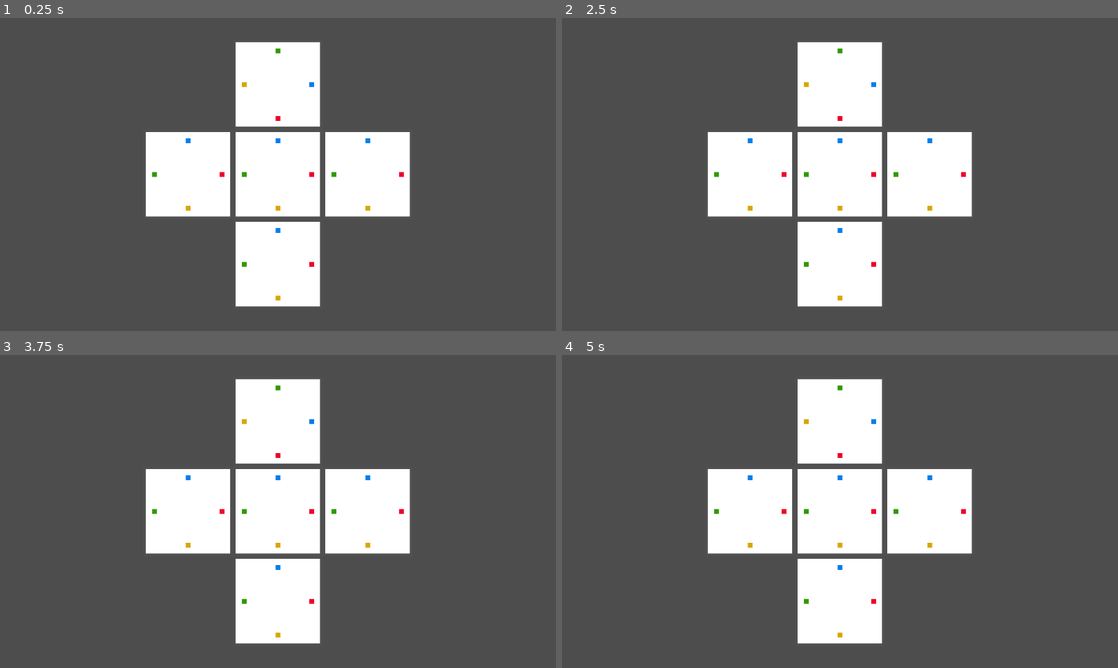
Above: before the commit, frames 1-4 (two rows, left to right).
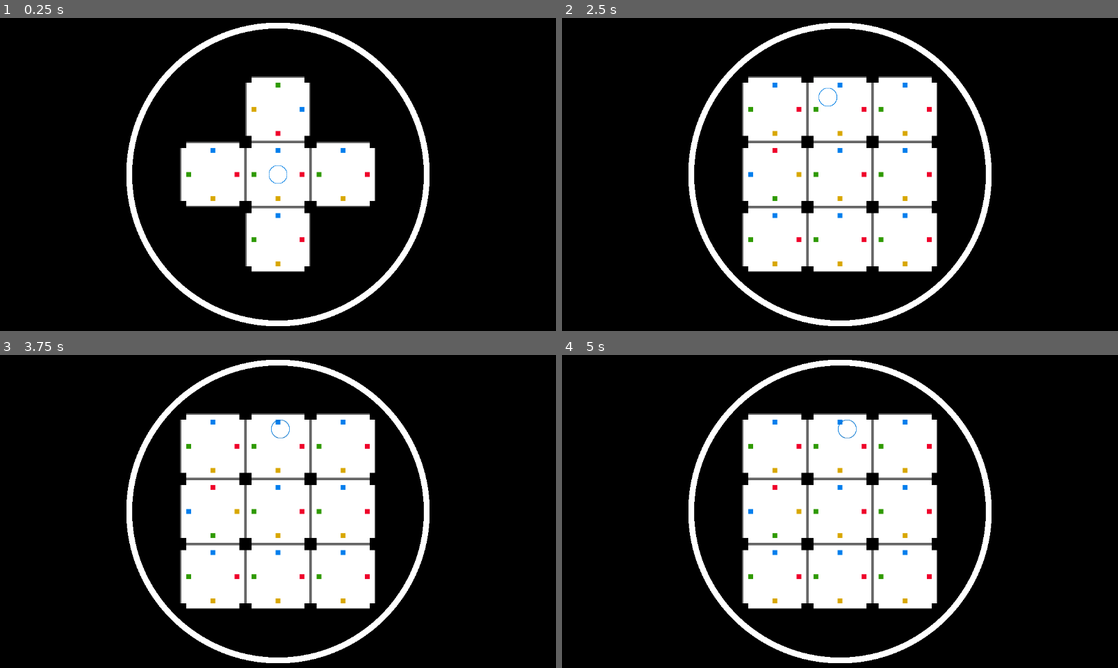
Above: after the commit, the same moments.

Repository: entityJY/hyperedi
Game: Godot game, scene res://hyperplane_dungeon/dungeon.tscn
Same seed, same stepped clock (60 frames per second), same inputs: the game is played once before the commit and once after it. The project has no main scene, so this scene is started directly.
Inputs:
- Up to frame 1 (0.25 s): no input
- Up to frame 2 (2.5 s): tap Enter at 0.5 s; hold D (right, bound only after the commit) 0.53-1.28 s; hold S (down, bound only after the commit) 1.28-2.03 s; hold D (right, bound only after the commit) from 2.03 s (still down)
- Up to frame 3 (3.75 s): release D (right, bound only after the commit) at 2.78 s; hold W (up, bound only after the commit) 2.78-3.53 s; tap Space at 3.5 s; hold A (left, bound only after the commit) from 3.53 s (still down)
- Up to frame 4 (5 s): keep holding A (left, bound only after the commit); tap Enter at 4.25 s

The runs differ from the first frame. In frame 1, 90% of the frame differs, in the area x 0-100%, y 0-100%; in frame 2, 88%; in frame 3, 88%; in frame 4, 88%.

Commit message:
feat: add moving player, add wrapping walls

Diff:
--- a/hyperplane_dungeon/dungeon.gd
+++ b/hyperplane_dungeon/dungeon.gd
@@ -2,6 +2,7 @@
 
 
 @export var tile_resource: PackedScene
+@export var player: Player
 
 var loaded_tiles: Array[Array] = [
 	[null, null, null],
@@ -30,7 +31,7 @@
 	tile.grid_position = tile_position
 	tile.visible = true
 	tile.process_mode = Node.PROCESS_MODE_INHERIT
-	tile.position = (tile_position - Vector2i(1, 1)) * 186
+	tile.position = (tile_position - Vector2i(1, 1)) * 135
 
 func enable_neighbor_tiles(tile: Tile):
 	var tile_rotation = tile.rotation
@@ -61,8 +62,18 @@
 		tile.process_mode = Node.PROCESS_MODE_DISABLED
 		tile.hyperplane_node = node
 		node.tile = tile
+		tile.body_entered.connect(enable_neighbor_tiles)
 
 	var starting_tile: Tile = hyperplane.cell_hashmap.values().pick_random().tile
 	enable_tile(starting_tile, Vector2i(1, 1))
 
-	enable_neighbor_tiles(starting_tile)
+
+func _on_top_down_walls_body_entered(body: Node2D) -> void:
+	if body != player:
+		return
+	body.position.y = -190 * sign(body.position.y)
+
+func _on_left_right_walls_body_entered(body: Node2D) -> void:
+	if body != player:
+		return
+	body.position.x = -190 * sign(body.position.x)
--- a/hyperplane_dungeon/dungeon.tscn
+++ b/hyperplane_dungeon/dungeon.tscn
@@ -2,9 +2,69 @@
 
 [ext_resource type="Script" uid="uid://buxw3aomrn0jd" path="res://hyperplane_dungeon/dungeon.gd" id="1_2aay1"]
 [ext_resource type="PackedScene" uid="uid://spoimkjbcyv0" path="res://hyperplane_dungeon/tile.tscn" id="2_wr07t"]
+[ext_resource type="PackedScene" uid="uid://km87gubjh8f7" path="res://player/player.tscn" id="3_3j2vp"]
 
-[node name="Dungeon" type="Node2D" unique_id=2012150868]
+[sub_resource type="Gradient" id="Gradient_wr07t"]
+colors = PackedColorArray(0, 0, 0, 1, 0, 0, 0, 1)
+
+[sub_resource type="GradientTexture2D" id="GradientTexture2D_u5x38"]
+gradient = SubResource("Gradient_wr07t")
+
+[sub_resource type="Gradient" id="Gradient_3j2vp"]
+interpolation_mode = 1
+offsets = PackedFloat32Array(0, 0.9608434, 1)
+colors = PackedColorArray(0, 0, 0, 0, 1, 1, 1, 1, 1, 1, 1, 0)
+
+[sub_resource type="GradientTexture2D" id="GradientTexture2D_pr5yw"]
+gradient = SubResource("Gradient_3j2vp")
+width = 630
+height = 630
+fill = 1
+fill_from = Vector2(0.5, 0.5)
+fill_to = Vector2(0.5, 1)
+
+[sub_resource type="RectangleShape2D" id="RectangleShape2D_pr5yw"]
+size = Vector2(405, 4)
+
+[sub_resource type="RectangleShape2D" id="RectangleShape2D_3j2vp"]
+size = Vector2(4, 405)
+
+[node name="Dungeon" type="Node2D" unique_id=2012150868 node_paths=PackedStringArray("player")]
 script = ExtResource("1_2aay1")
 tile_resource = ExtResource("2_wr07t")
+player = NodePath("Player")
 
 [node name="Camera2D" type="Camera2D" parent="." unique_id=1442836835]
+
+[node name="Sprite2D" type="Sprite2D" parent="." unique_id=311376394]
+position = Vector2(0, -1.3589859e-05)
+scale = Vector2(18, 10.125)
+texture = SubResource("GradientTexture2D_u5x38")
+
+[node name="Player" parent="." unique_id=953885872 instance=ExtResource("3_3j2vp")]
+
+[node name="Compass" type="Sprite2D" parent="." unique_id=2117876366]
+texture = SubResource("GradientTexture2D_pr5yw")
+
+[node name="TopDownWalls" type="Area2D" parent="." unique_id=1194128046]
+
+[node name="Bottom" type="CollisionShape2D" parent="TopDownWalls" unique_id=2010123997]
+position = Vector2(0, 210)
+shape = SubResource("RectangleShape2D_pr5yw")
+
+[node name="Top" type="CollisionShape2D" parent="TopDownWalls" unique_id=1626195363]
+position = Vector2(0, -210)
+shape = SubResource("RectangleShape2D_pr5yw")
+
+[node name="LeftRightWalls" type="Area2D" parent="." unique_id=984309629]
+
+[node name="Left" type="CollisionShape2D" parent="LeftRightWalls" unique_id=189310376]
+position = Vector2(-210, 0)
+shape = SubResource("RectangleShape2D_3j2vp")
+
+[node name="Right" type="CollisionShape2D" parent="LeftRightWalls" unique_id=1099791040]
+position = Vector2(210, 0)
+shape = SubResource("RectangleShape2D_3j2vp")
+
+[connection signal="body_entered" from="TopDownWalls" to="." method="_on_top_down_walls_body_entered"]
+[connection signal="body_entered" from="LeftRightWalls" to="." method="_on_left_right_walls_body_entered"]
--- a/hyperplane_dungeon/tile.gd
+++ b/hyperplane_dungeon/tile.gd
@@ -1,5 +1,11 @@
 extends Node2D
 class_name Tile
 
+
+signal body_entered(tile: Tile)
+
 var grid_position: Vector2i
 var hyperplane_node: HyperPlaneNode
+
+func _on_area_2d_body_entered(_body: Node2D) -> void:
+	body_entered.emit(self)
--- a/hyperplane_dungeon/tile.tscn
+++ b/hyperplane_dungeon/tile.tscn
@@ -9,41 +9,45 @@
 [sub_resource type="CanvasTexture" id="CanvasTexture_u5x38"]
 
 [sub_resource type="RectangleShape2D" id="RectangleShape2D_pr5yw"]
-size = Vector2(120, 120)
+size = Vector2(100, 100)
+
+[sub_resource type="RectangleShape2D" id="RectangleShape2D_u5x38"]
+
+[sub_resource type="CanvasTexture" id="CanvasTexture_ncmvh"]
 
 [node name="Tile" type="Node2D" unique_id=1757197444]
 script = ExtResource("1_8jusb")
 
 [node name="Border" type="Sprite2D" parent="." unique_id=1258669480]
-modulate = Color(0.31246608, 0.31246608, 0.31246608, 1)
-scale = Vector2(186, 186)
+modulate = Color(0.40069774, 0.40069774, 0.40069768, 1)
+scale = Vector2(135, 135)
 texture = SubResource("CanvasTexture_1flmy")
 
 [node name="Background" type="Sprite2D" parent="." unique_id=981243889]
-scale = Vector2(175, 175)
+scale = Vector2(130, 130)
 texture = SubResource("CanvasTexture_pr5yw")
 
 [node name="Red" type="Sprite2D" parent="." unique_id=789123931]
 modulate = Color(0.93605393, 0, 0.16630316, 1)
-position = Vector2(70, 0)
+position = Vector2(50, 0)
 scale = Vector2(10, 10)
 texture = SubResource("CanvasTexture_u5x38")
 
 [node name="Green" type="Sprite2D" parent="." unique_id=586725754]
 modulate = Color(0.1862674, 0.6016274, 0, 1)
-position = Vector2(-70, 0)
+position = Vector2(-50, 0)
 scale = Vector2(10, 10)
 texture = SubResource("CanvasTexture_u5x38")
 
 [node name="Blue" type="Sprite2D" parent="." unique_id=468001264]
 modulate = Color(0, 0.49495596, 0.9303912, 1)
-position = Vector2(0, -70)
+position = Vector2(0, -50)
 scale = Vector2(10, 10)
 texture = SubResource("CanvasTexture_u5x38")
 
 [node name="Yellow" type="Sprite2D" parent="." unique_id=893361359]
 modulate = Color(0.84558886, 0.65337914, 0, 1)
-position = Vector2(0, 70)
+position = Vector2(0, 50)
 scale = Vector2(10, 10)
 texture = SubResource("CanvasTexture_u5x38")
 
@@ -51,3 +55,47 @@
 
 [node name="CollisionShape2D" type="CollisionShape2D" parent="Area2D" unique_id=1678680896]
 shape = SubResource("RectangleShape2D_pr5yw")
+
+[node name="PermanentWalls" type="StaticBody2D" parent="." unique_id=1754191979]
+
+[node name="BR" type="CollisionShape2D" parent="PermanentWalls" unique_id=2032678624]
+position = Vector2(65, 65)
+shape = SubResource("RectangleShape2D_u5x38")
+
+[node name="BL" type="CollisionShape2D" parent="PermanentWalls" unique_id=1444820458]
+position = Vector2(-65, 65)
+shape = SubResource("RectangleShape2D_u5x38")
+
+[node name="TL" type="CollisionShape2D" parent="PermanentWalls" unique_id=1473476479]
+position = Vector2(-65, -65)
+shape = SubResource("RectangleShape2D_u5x38")
+
+[node name="TR" type="CollisionShape2D" parent="PermanentWalls" unique_id=611600508]
+position = Vector2(65, -65)
+shape = SubResource("RectangleShape2D_u5x38")
+
+[node name="BRSprite" type="Sprite2D" parent="PermanentWalls" unique_id=1742533761]
+modulate = Color(0, 0, 0, 1)
+position = Vector2(65, 65)
+scale = Vector2(20, 20)
+texture = SubResource("CanvasTexture_ncmvh")
+
+[node name="BLSprite" type="Sprite2D" parent="PermanentWalls" unique_id=662319085]
+modulate = Color(0, 0, 0, 1)
+position = Vector2(-65, 65)
+scale = Vector2(20, 20)
+texture = SubResource("CanvasTexture_ncmvh")
+
+[node name="TLSprite" type="Sprite2D" parent="PermanentWalls" unique_id=1615961174]
+modulate = Color(0, 0, 0, 1)
+position = Vector2(-65, -65)
+scale = Vector2(20, 20)
+texture = SubResource("CanvasTexture_ncmvh")
+
+[node name="TRSprite" type="Sprite2D" parent="PermanentWalls" unique_id=213435248]
+modulate = Color(0, 0, 0, 1)
+position = Vector2(65, -65)
+scale = Vector2(20, 20)
+texture = SubResource("CanvasTexture_ncmvh")
+
+[connection signal="body_entered" from="Area2D" to="." method="_on_area_2d_body_entered"]
--- /dev/null
+++ b/player/player.gd
@@ -0,0 +1,12 @@
+extends CharacterBody2D
+class_name Player
+
+
+@export var SPEED = 300.0
+
+
+func _physics_process(_delta: float) -> void:
+
+	velocity = Vector2(Input.get_axis("left", "right"), Input.get_axis("up", "down")) * SPEED
+
+	move_and_slide()
--- /dev/null
+++ b/player/player.tscn
@@ -0,0 +1,31 @@
+[gd_scene format=3 uid="uid://km87gubjh8f7"]
+
+[ext_resource type="Script" uid="uid://bdolj5urt7c5r" path="res://player/player.gd" id="1_oul6g"]
+
+[sub_resource type="Gradient" id="Gradient_wr07t"]
+interpolation_mode = 1
+offsets = PackedFloat32Array(0, 0.9307229, 1)
+colors = PackedColorArray(0, 0, 0, 0, 1, 1, 1, 1, 1, 1, 1, 0)
+
+[sub_resource type="GradientTexture2D" id="GradientTexture2D_kqu6x"]
+gradient = SubResource("Gradient_wr07t")
+width = 40
+height = 40
+fill = 1
+fill_from = Vector2(0.5, 0.5)
+fill_to = Vector2(0.5, 1)
+
+[sub_resource type="CircleShape2D" id="CircleShape2D_kqu6x"]
+radius = 19.235384
+
+[node name="Player" type="CharacterBody2D" unique_id=953885872]
+modulate = Color(0, 0.4938519, 0.89922094, 1)
+z_index = 2
+motion_mode = 1
+script = ExtResource("1_oul6g")
+
+[node name="Sprite2D" type="Sprite2D" parent="." unique_id=1873928384]
+texture = SubResource("GradientTexture2D_kqu6x")
+
+[node name="CollisionShape2D" type="CollisionShape2D" parent="." unique_id=845000867]
+shape = SubResource("CircleShape2D_kqu6x")
--- a/project.godot
+++ b/project.godot
@@ -17,3 +17,30 @@
 [display]
 
 window/stretch/mode="viewport"
+
+[input]
+
+up={
+"deadzone": 0.2,
+"events": [Object(InputEventKey,"resource_local_to_scene":false,"resource_name":"","device":-1,"window_id":0,"alt_pressed":false,"shift_pressed":false,"ctrl_pressed":false,"meta_pressed":false,"pressed":false,"keycode":0,"physical_keycode":87,"key_label":0,"unicode":119,"location":0,"echo":false,"script":null)
+, Object(InputEventKey,"resource_local_to_scene":false,"resource_name":"","device":-1,"window_id":0,"alt_pressed":false,"shift_pressed":false,"ctrl_pressed":false,"meta_pressed":false,"pressed":false,"keycode":0,"physical_keycode":4194320,"key_label":0,"unicode":0,"location":0,"echo":false,"script":null)
+]
+}
+down={
+"deadzone": 0.2,
+"events": [Object(InputEventKey,"resource_local_to_scene":false,"resource_name":"","device":-1,"window_id":0,"alt_pressed":false,"shift_pressed":false,"ctrl_pressed":false,"meta_pressed":false,"pressed":false,"keycode":0,"physical_keycode":83,"key_label":0,"unicode":115,"location":0,"echo":false,"script":null)
+, Object(InputEventKey,"resource_local_to_scene":false,"resource_name":"","device":-1,"window_id":0,"alt_pressed":false,"shift_pressed":false,"ctrl_pressed":false,"meta_pressed":false,"pressed":false,"keycode":0,"physical_keycode":4194322,"key_label":0,"unicode":0,"location":0,"echo":false,"script":null)
+]
+}
+left={
+"deadzone": 0.2,
+"events": [Object(InputEventKey,"resource_local_to_scene":false,"resource_name":"","device":-1,"window_id":0,"alt_pressed":false,"shift_pressed":false,"ctrl_pressed":false,"meta_pressed":false,"pressed":false,"keycode":0,"physical_keycode":65,"key_label":0,"unicode":97,"location":0,"echo":false,"script":null)
+, Object(InputEventKey,"resource_local_to_scene":false,"resource_name":"","device":-1,"window_id":0,"alt_pressed":false,"shift_pressed":false,"ctrl_pressed":false,"meta_pressed":false,"pressed":false,"keycode":0,"physical_keycode":4194319,"key_label":0,"unicode":0,"location":0,"echo":false,"script":null)
+]
+}
+right={
+"deadzone": 0.2,
+"events": [Object(InputEventKey,"resource_local_to_scene":false,"resource_name":"","device":-1,"window_id":0,"alt_pressed":false,"shift_pressed":false,"ctrl_pressed":false,"meta_pressed":false,"pressed":false,"keycode":0,"physical_keycode":68,"key_label":0,"unicode":100,"location":0,"echo":false,"script":null)
+, Object(InputEventKey,"resource_local_to_scene":false,"resource_name":"","device":-1,"window_id":0,"alt_pressed":false,"shift_pressed":false,"ctrl_pressed":false,"meta_pressed":false,"pressed":false,"keycode":0,"physical_keycode":4194321,"key_label":0,"unicode":0,"location":0,"echo":false,"script":null)
+]
+}
Not shown, added: player/player.gd.uid
